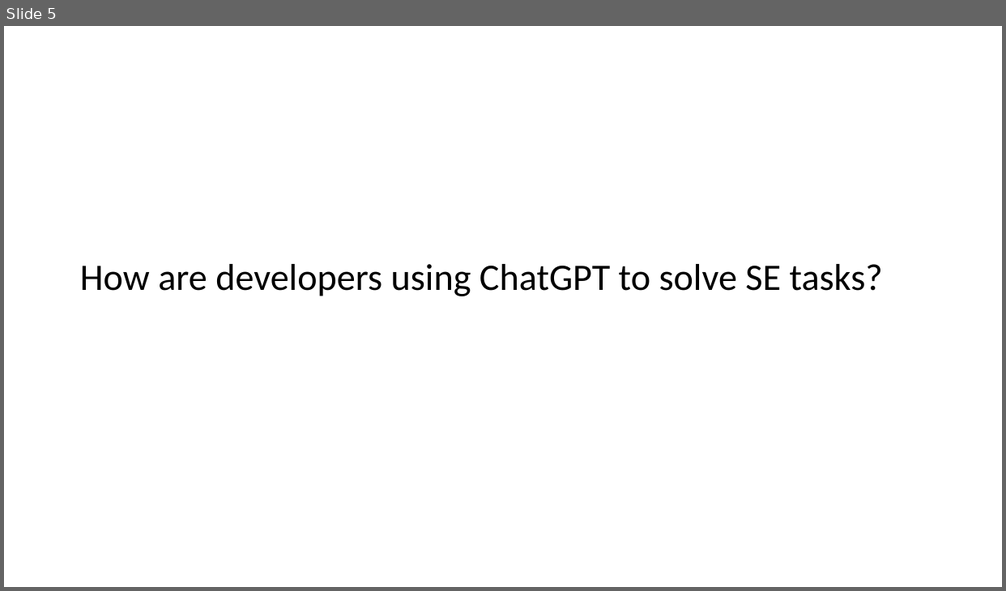
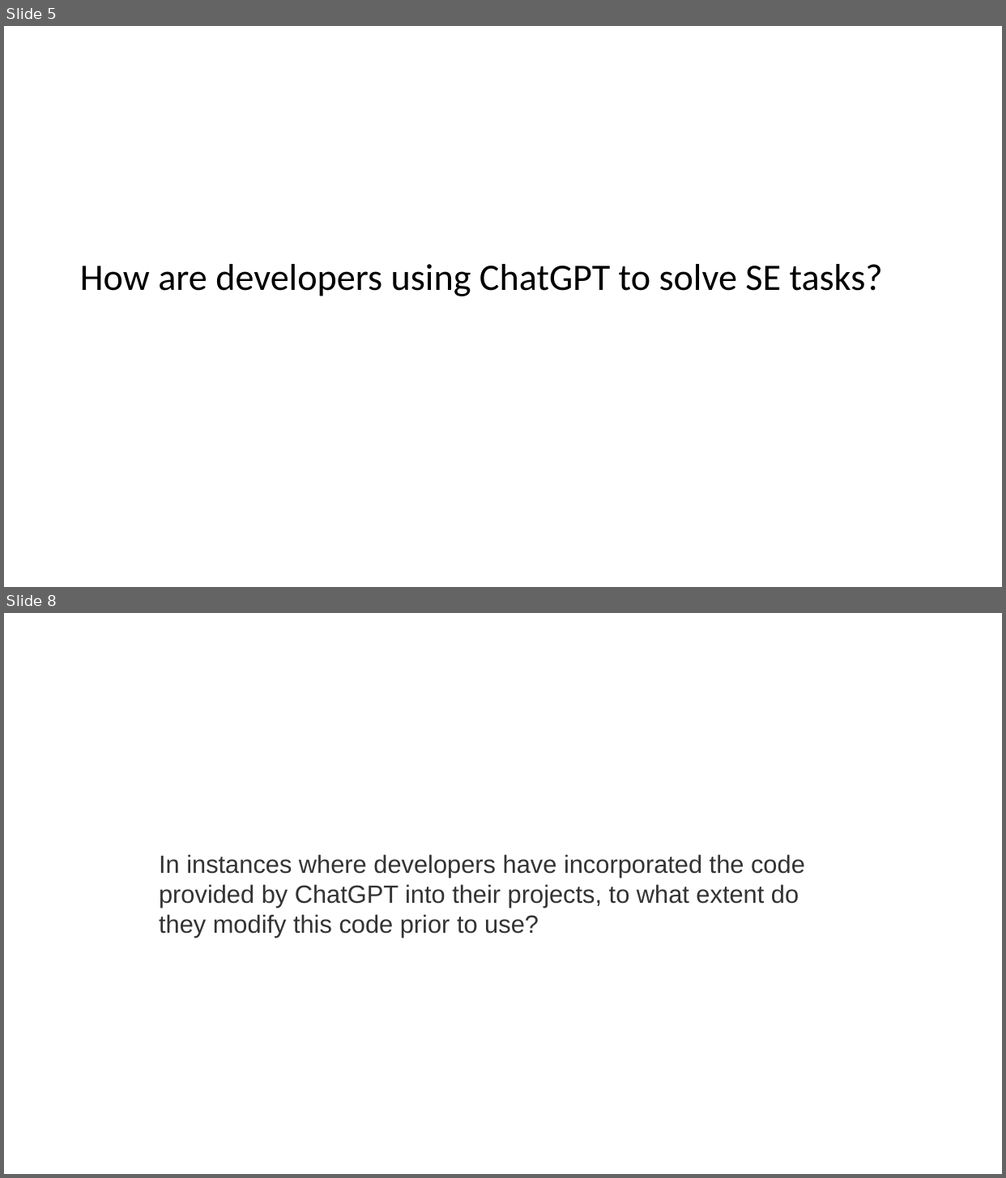
Before and after one commit to johnxu21/johnxu21.github.io, a slide deck: teaching/CS472/Timetable/LLM.pptx. Shown one above the other, each under a label of ours: slide 5 before the commit, slides 5 and 8 after it; the slides between them are not shown. The pictures are 1006x591 and 1006x1178 pixels, drawn with LibreOffice and Linux fonts; fonts in the diff are those of the drawing. Boxes give left, top, right and bottom in pixels: in the first picture for what was removed or moved away, otherwise in the second. Text is boxed around its words. In the diff, an @@ line names an element or a change of style, - is before the commit and + after.

```diff
--- a/teaching/CS472/Timetable/LLM.pptx
+++ b/teaching/CS472/Timetable/LLM.pptx
@@ slide 8 added at bbox=[4, 613, 1002, 1174], background #FFFFFF @@
@@ text added at bbox=[159, 854, 805, 937], 24 pt, text #333333 @@
+In instances where developers have incorporated the code provided by ChatGPT into their projects, to what extent do they modify this code prior to use?
```
Also in this commit, not shown: 2 slides changed, 2 other slides added, 1 other file.
